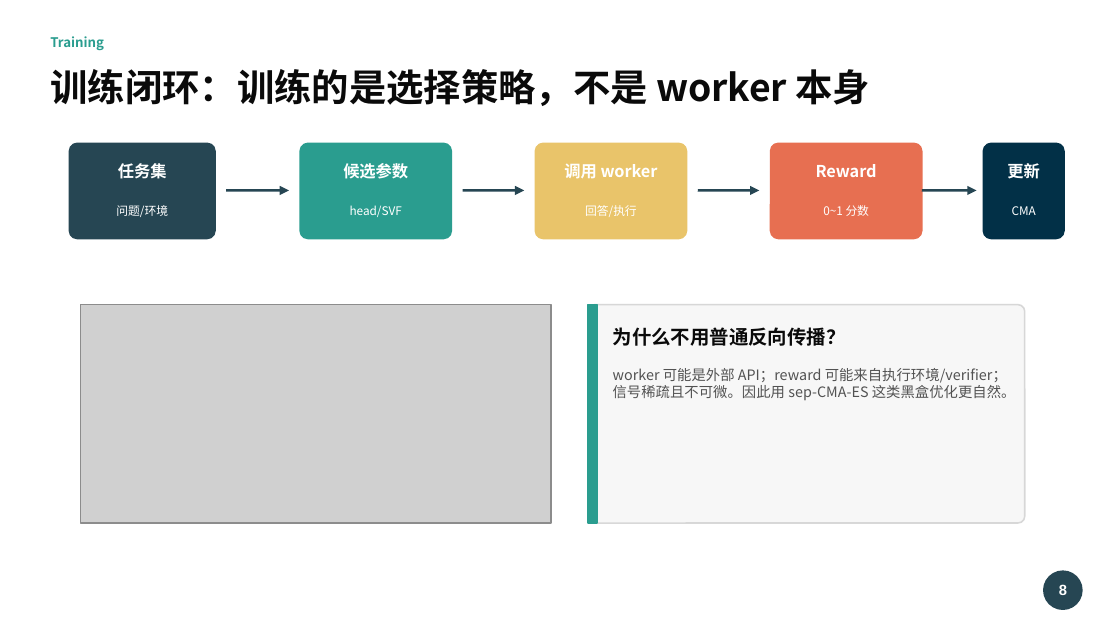
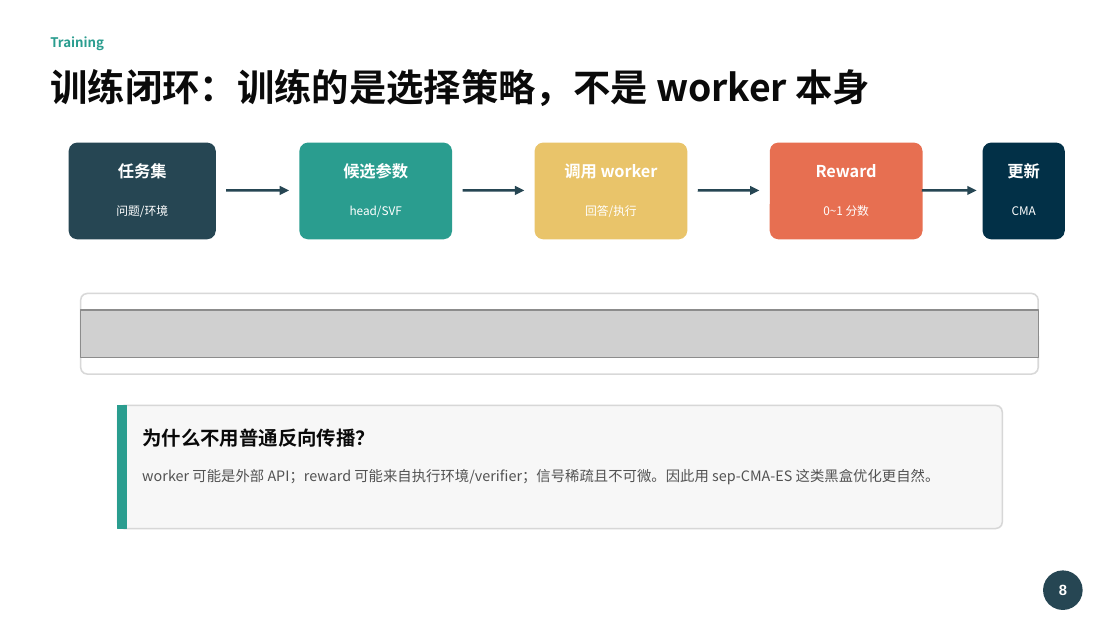
Before and after one commit to luckfu/OpenFugu, a slide deck: slide 8 of slides/output/openfugu_principles_training_cost.pptx. Drawn at 1120x630 pixels with LibreOffice and Linux fonts; fonts in the diff are those of the drawing; grey boxes stand for pictures. Boxes give left, top, right and bottom in pixels: in the first picture for what was removed or moved away, otherwise in the second. Text is boxed around its words. In the diff, an @@ line names an element or a change of style, - is before the commit and + after.

Commit message:
Fix presentation image aspect ratios

```diff
--- a/slides/output/openfugu_principles_training_cost.pptx
+++ b/slides/output/openfugu_principles_training_cost.pptx
@@ rounded rectangle added at (x1=81, y1=293, x2=1038, y2=374), fill #FFFFFF, outline #D4D4D4 1 pt @@
@@ picture resized from (x1=81, y1=305, x2=551, y2=523) to (x1=81, y1=310, x2=1038, y2=357) @@
@@ rectangle removed at (x1=588, y1=305, x2=597, y2=523) @@
@@ rounded rectangle resized from (x1=588, y1=305, x2=1025, y2=523) to (x1=118, y1=405, x2=1002, y2=529) @@
@@ rounded rectangle at (x1=118, y1=405, x2=1002, y2=529): proportions changed @@
@@ rectangle added at (x1=118, y1=405, x2=127, y2=529), fill #2A9D8F, outline #2A9D8F 1 pt @@
@@ text "为什么不用普通反向传播？" moved from (x1=613, y1=327, x2=846, y2=346) to (x1=142, y1=428, x2=375, y2=447) @@
@@ text "worker 可能是外部 API；reward 可能来自执行环境/verifier；信号稀疏且不可微。因此用 sep-C ..." rewrapped from (x1=613, y1=368, x2=1016, y2=400) to (x1=142, y1=469, x2=940, y2=485) @@
```
Also in this commit, not shown: 4 other slides changed, 1 other file.
